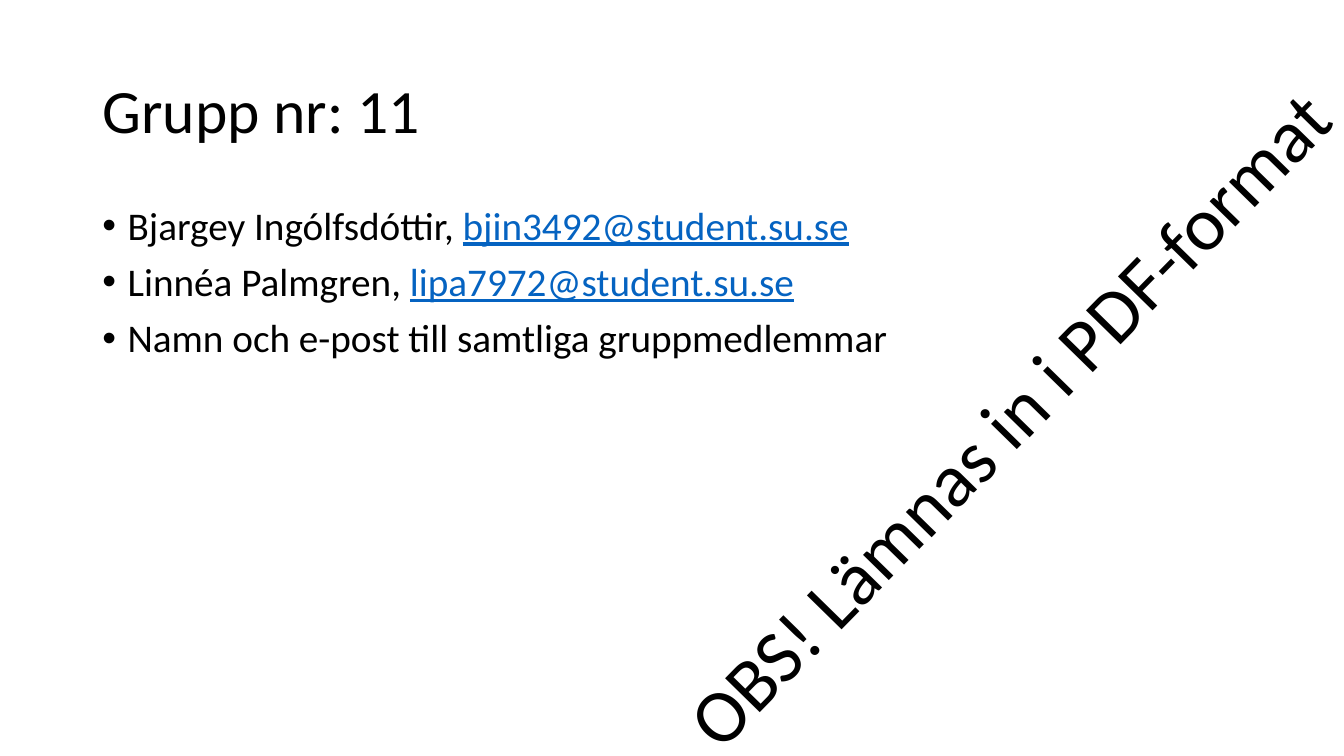
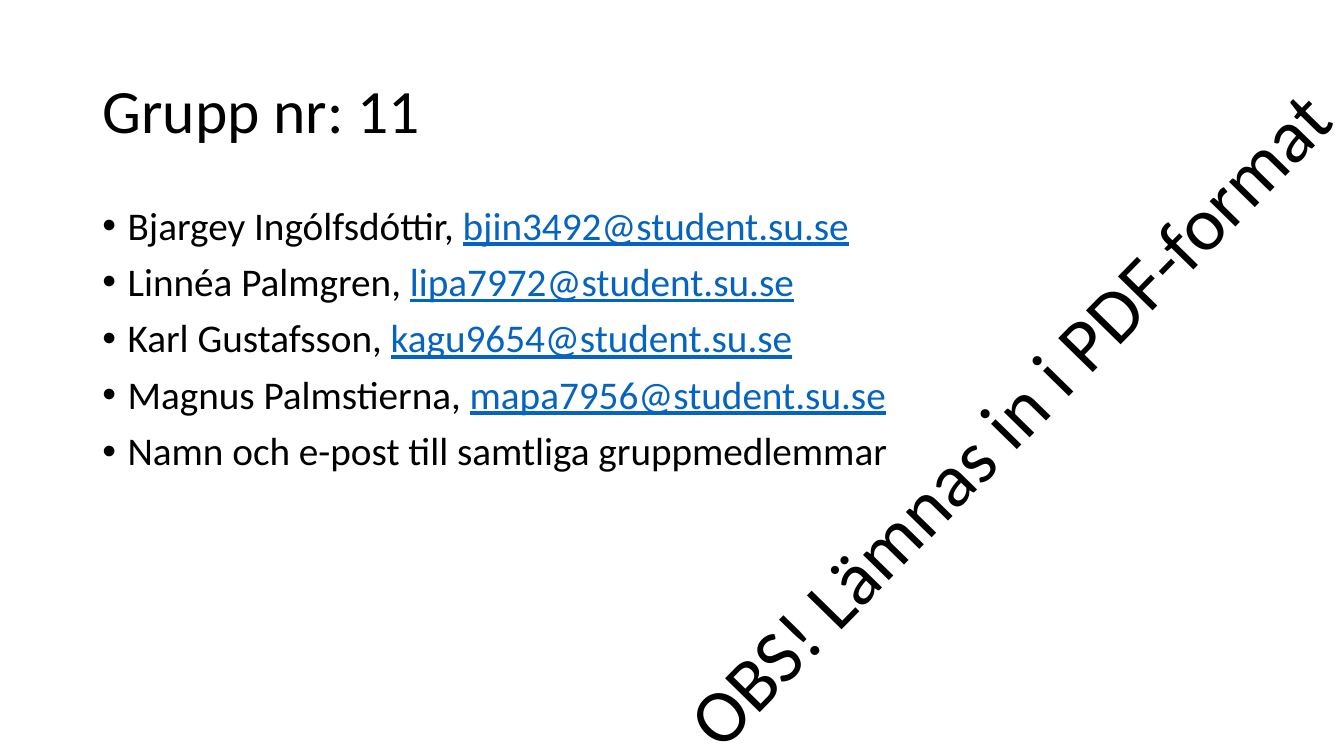
Before and after one commit to knopp10000/Inte_Roligt, a slide deck: slide 1 of slutredovisning.pptx. Drawn at 1344x756 pixels with LibreOffice and Linux fonts; fonts in the diff are those of the drawing. Boxes give left, top, right and bottom in pixels: in the first picture for what was removed or moved away, otherwise in the second. Text is boxed around its words. In the diff, an @@ line names an element or a change of style, - is before the commit and + after.

```diff
--- a/slutredovisning.pptx
+++ b/slutredovisning.pptx
@@ text at [128,324,886,416]: paragraphs added @@
+• Karl Gustafsson, kagu9654@student.su.se
+• Magnus Palmstierna, mapa7956@student.su.se
```
Also in this commit, not shown: 1 slide added.
